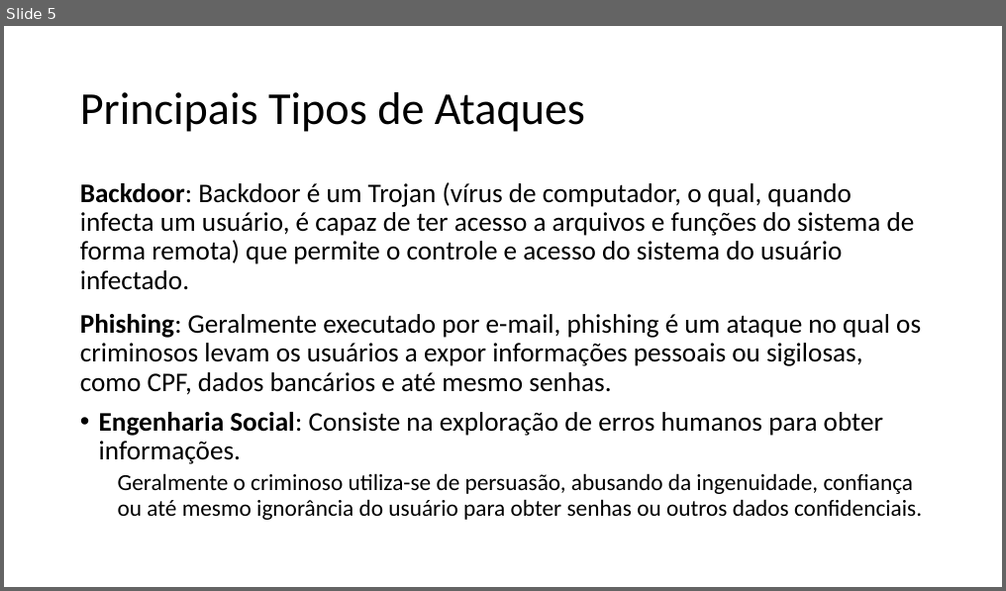
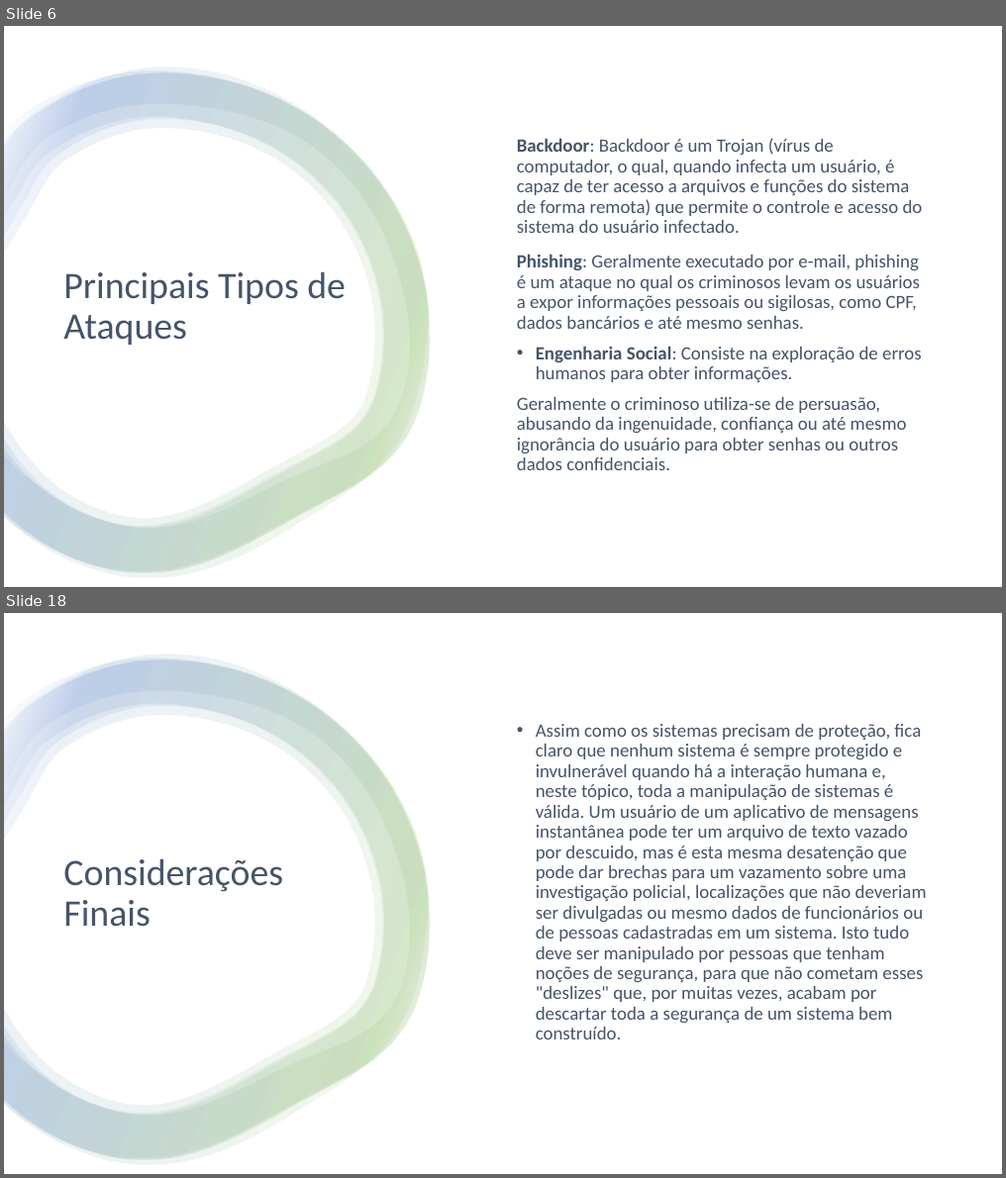
Before and after one commit to Material-IFSP/MPC-4, a slide deck: Apresentação.pptx. Shown one above the other, each under a label of ours: slide 5 before the commit, slides 6 and 18 after it; the slides between them are not shown. The pictures are 1006x591 and 1006x1178 pixels, drawn with LibreOffice and Linux fonts; fonts in the diff are those of the drawing. Boxes give left, top, right and bottom in pixels: in the first picture for what was removed or moved away, otherwise in the second. Text is boxed around its words. In the diff, an @@ line names an element or a change of style, - is before the commit and + after.

```diff
--- a/Apresentação.pptx
+++ b/Apresentação.pptx
@@ slide 18 added at bbox=[4, 613, 1002, 1174], background #FFFFFF @@
@@ rectangle added at bbox=[4, 613, 1002, 1174], fill #FFFFFF @@
@@ group added at bbox=[4, 655, 430, 1165]: 4 freeform shapes @@
@@ text added at bbox=[536, 724, 927, 1040], 18 pt, text #44546A @@
+• Assim como os sistemas precisam de proteção, fica claro que nenhum sistema é sempre protegido e invulnerável quando há a interação humana e, neste tópico, toda a manipulação de sistemas é válida. Um usuário de um aplicativo de mensagens instantânea pode ter um arquivo de texto vazado por descuido, mas é esta mesma desatenção que pode dar brechas para um vazamento sobre uma investigação policial, localizações que não deveriam ser divulgadas ou mesmo dados de funcionários ou de pessoas cadastradas em um sistema. Isto tudo deve ser manipulado por pessoas que tenham noções de segurança, para que não cometam esses "deslizes" que, por muitas vezes, acabam por descartar toda a segurança de um sistema bem construído.
@@ title added at bbox=[63, 859, 283, 927], 36 pt, text #44546A @@
+Considerações Finais
@@ what was slide 5 is now slide 6 @@
@@ slide 6 changed as well @@
@@ rectangle added at bbox=[4, 26, 1002, 587], fill #FFFFFF @@
@@ group added at bbox=[4, 68, 430, 578]: 4 freeform shapes @@
@@ text "Backdoor: Backdoor é um Trojan ...": place and size @@
-text "Backdoor: Backdoor é um Trojan ..." at bbox=[80, 182, 922, 520]
+text "Backdoor: Backdoor é um Trojan ..." at bbox=[517, 138, 923, 471]
@@ text "Backdoor: Backdoor é um Trojan ..." at bbox=[517, 138, 923, 471]: size 25.9 to 18 pt in "Backdoor: Backdoor é um Trojan (vírus de ..."; text colour #000000 to #44546A; size 22.2 to 18 pt in "Geralmente o criminoso utiliza-se de persuasão, abusando ..."; list level 2 to 1 in "Geralmente o criminoso utiliza-se de ..."; vertical alignment top to middle @@
@@ title "Principais Tipos de Ataques": place and size @@
-title "Principais Tipos de Ataques" at bbox=[80, 92, 585, 132]
+title "Principais Tipos de Ataques" at bbox=[63, 272, 346, 345]
@@ title "Principais Tipos de Ataques" at bbox=[63, 272, 346, 345]: size 44 to 36 pt, text colour #000000 to #44546A @@
```
Also in this commit, not shown: 5 other slides changed, 15 other slides added, 6 slides removed.
